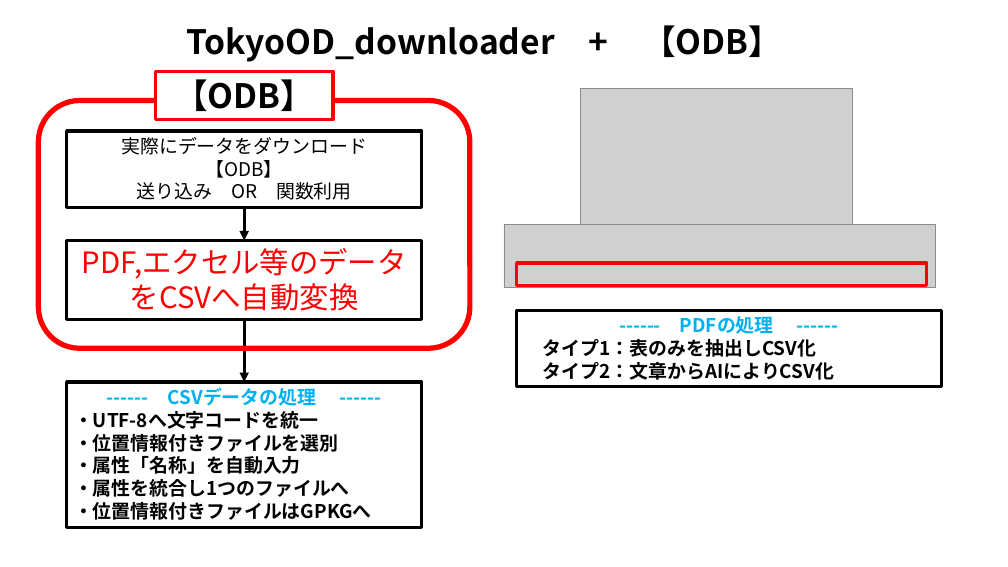
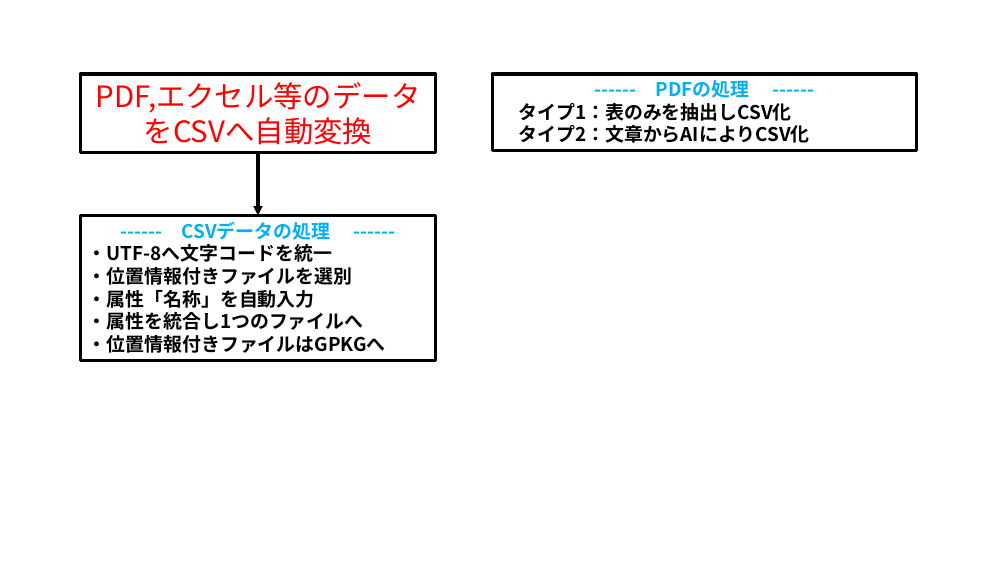
Before and after one commit to yamamoto-ryuzo/TokyoOD_downloader, a slide deck: slide 2 of readme.pptx. Drawn at 1008x567 pixels with LibreOffice and Linux fonts; fonts in the diff are those of the drawing; grey boxes stand for pictures. Boxes give left, top, right and bottom in pixels: in the first picture for what was removed or moved away, otherwise in the second. Text is boxed around its words. In the diff, an @@ line names an element or a change of style, - is before the commit and + after.

```diff
--- a/readme.pptx
+++ b/readme.pptx
@@ text removed at bbox=[186, 25, 782, 62] @@
-TokyoOD_downloader + 【ODB】
@@ rectangle removed at bbox=[155, 71, 333, 119] @@
-【ODB】
@@ rectangle "------ PDFの処理 ------": place and size @@
-rectangle "------ PDFの処理 ------" at bbox=[516, 310, 941, 386]
+rectangle "------ PDFの処理 ------" at bbox=[492, 74, 917, 150]
@@ picture removed at bbox=[581, 88, 853, 225] @@
@@ rounded rectangle removed at bbox=[39, 101, 470, 349] @@
@@ rectangle removed at bbox=[67, 131, 422, 207] @@
-実際にデータをダウンロード
-【ODB】
-送り込み OR 関数利用
@@ 2 rectangles, 1 arrow: place and size @@
-2 rectangles, 1 arrow at bbox=[67, 240, 422, 527]
+2 rectangles, 1 arrow at bbox=[80, 74, 436, 361]
@@ arrow removed from (244, 207) to (244, 240) @@
@@ picture removed at bbox=[504, 225, 936, 287] @@
@@ rectangle removed at bbox=[516, 263, 926, 286] @@
```
Also in this commit, not shown: 3 other files.
